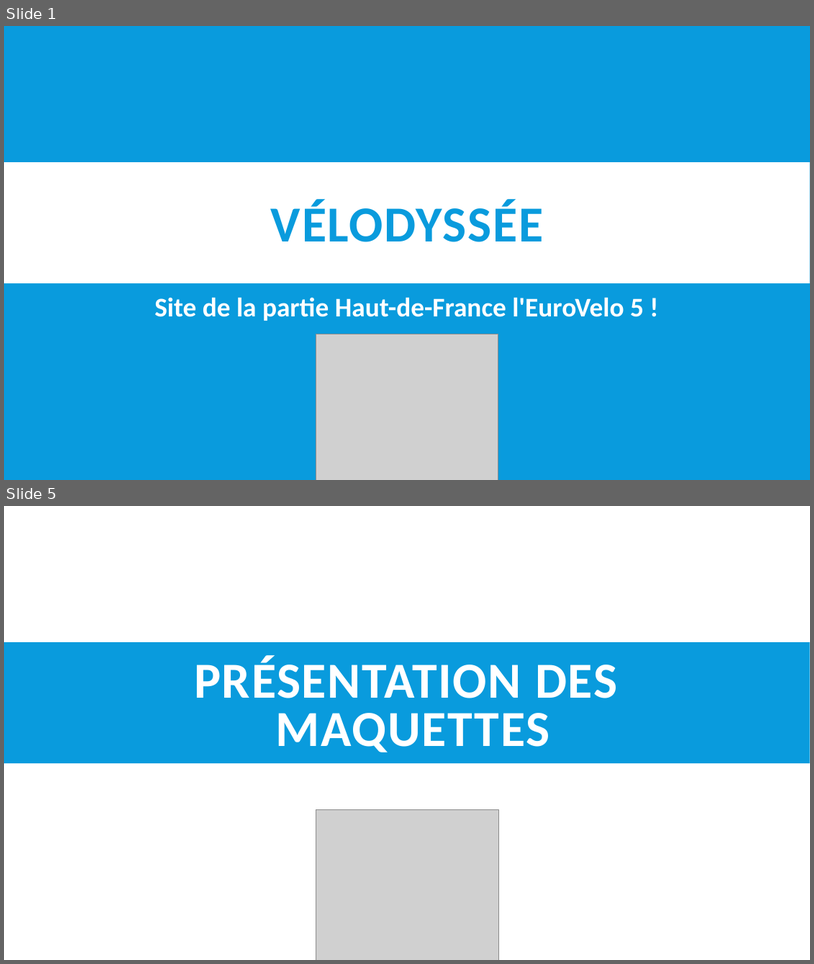
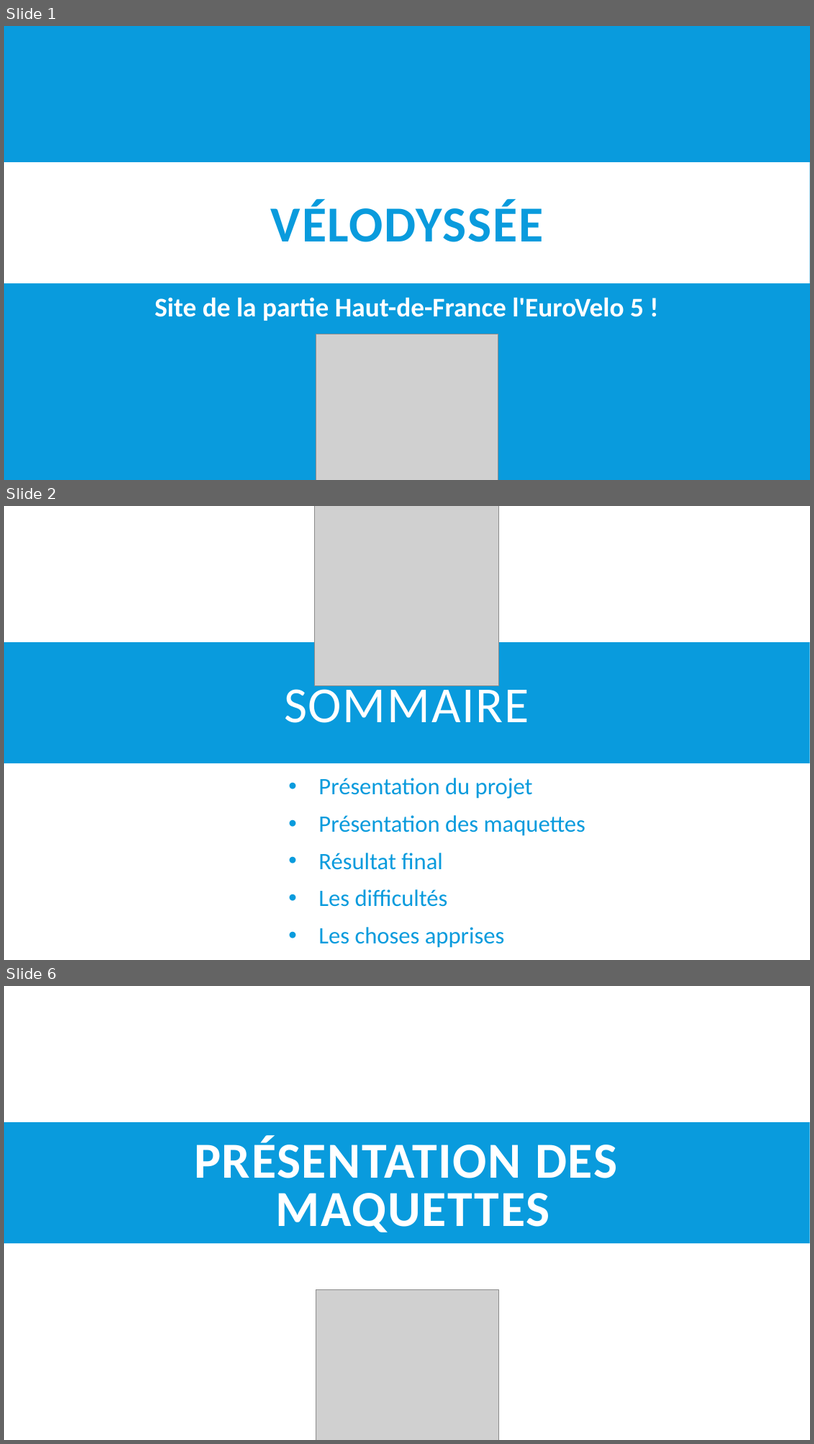
Before and after one commit to GrischK/EuroVelo-5, a slide deck: Ressources/Présentation Projet/Vélodyssée.pptx. Shown one above the other, each under a label of ours: slides 1 and 5 before the commit, slides 1, 2 and 6 after it; the slides between them are not shown. The pictures are 814x964 and 814x1444 pixels, drawn with LibreOffice and Linux fonts; fonts in the diff are those of the drawing; grey boxes stand for pictures. Boxes give left, top, right and bottom in pixels: in the first picture for what was removed or moved away, otherwise in the second. Text is boxed around its words. In the diff, an @@ line names an element or a change of style, - is before the commit and + after.

```diff
--- a/Ressources/Présentation Projet/Vélodyssée.pptx
+++ b/Ressources/Présentation Projet/Vélodyssée.pptx
@@ slide 2 added at [4,506,810,960], background #FFFFFF; not listed: 1 template element that a slide beside it also shows @@
@@ picture added at [315,506,499,686] @@
@@ title added at [284,680,529,723], 60 pt, text #FFFFFF @@
+SOMMAIRE
@@ text added at [319,777,586,947], 28 pt, text #099BDD @@
+• Présentation du projet
+• Présentation des maquettes
+• Résultat final
+• Les difficultés
+• Les choses apprises
@@ what was slide 5 is now slide 6 @@
```
Also in this commit, not shown: 7 slides changed, 3 other slides added, 2 slides removed.
